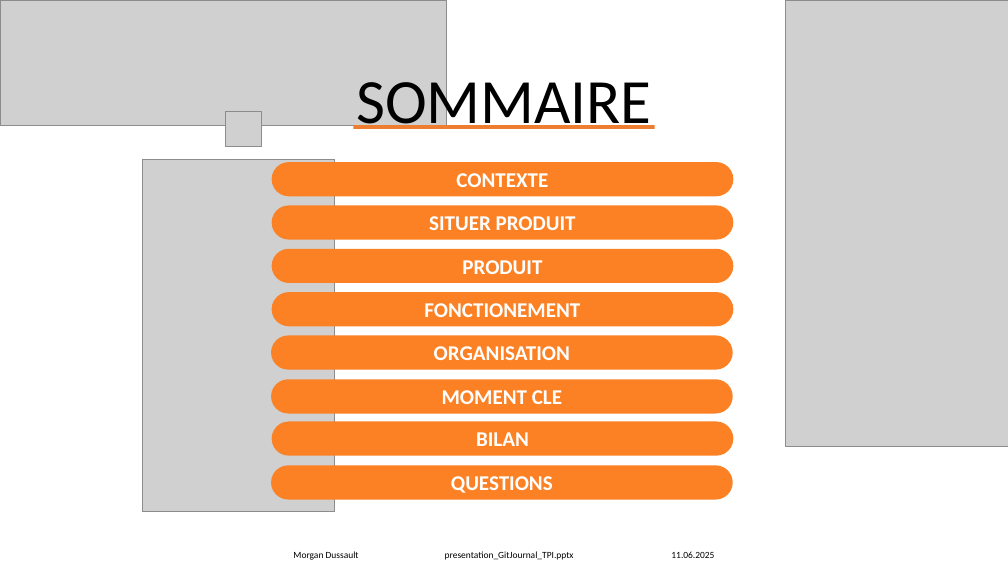
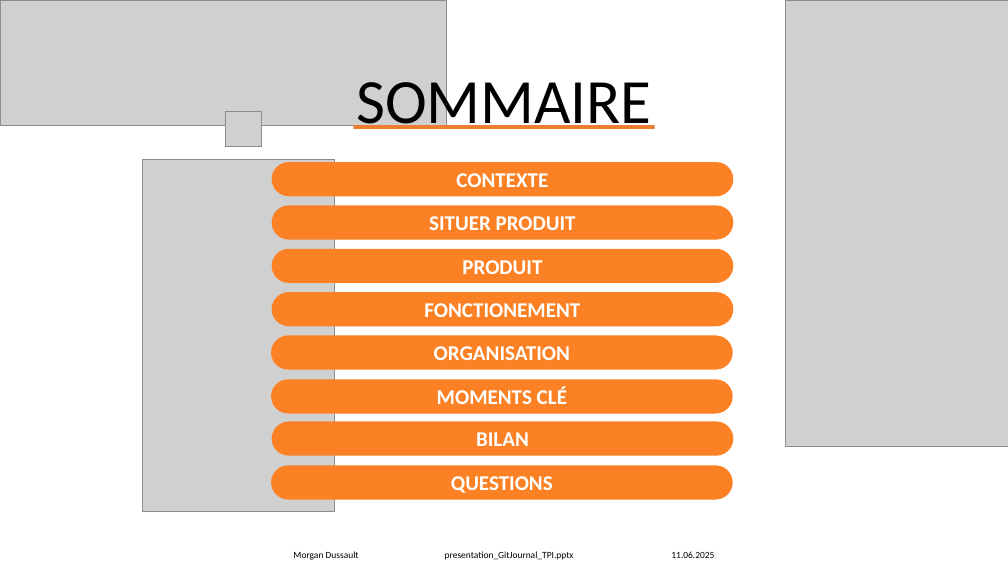
Before and after one commit to Morgan-DD/GitJournal, a slide deck: slide 3 of presentation/presentation_GitJournal_TPI.pptx. Drawn at 1008x567 pixels with LibreOffice and Linux fonts; fonts in the diff are those of the drawing; grey boxes stand for pictures. Boxes give left, top, right and bottom in pixels: in the first picture for what was removed or moved away, otherwise in the second. Text is boxed around its words. In the diff, an @@ line names an element or a change of style, - is before the commit and + after.

```diff
--- a/presentation/presentation_GitJournal_TPI.pptx
+++ b/presentation/presentation_GitJournal_TPI.pptx
@@ text in rounded rectangle at box(437, 387, 567, 404): text changed @@
-MOMENT CLE
+MOMENTS CLÉ
```
Also in this commit, not shown: 19 other slides changed.
